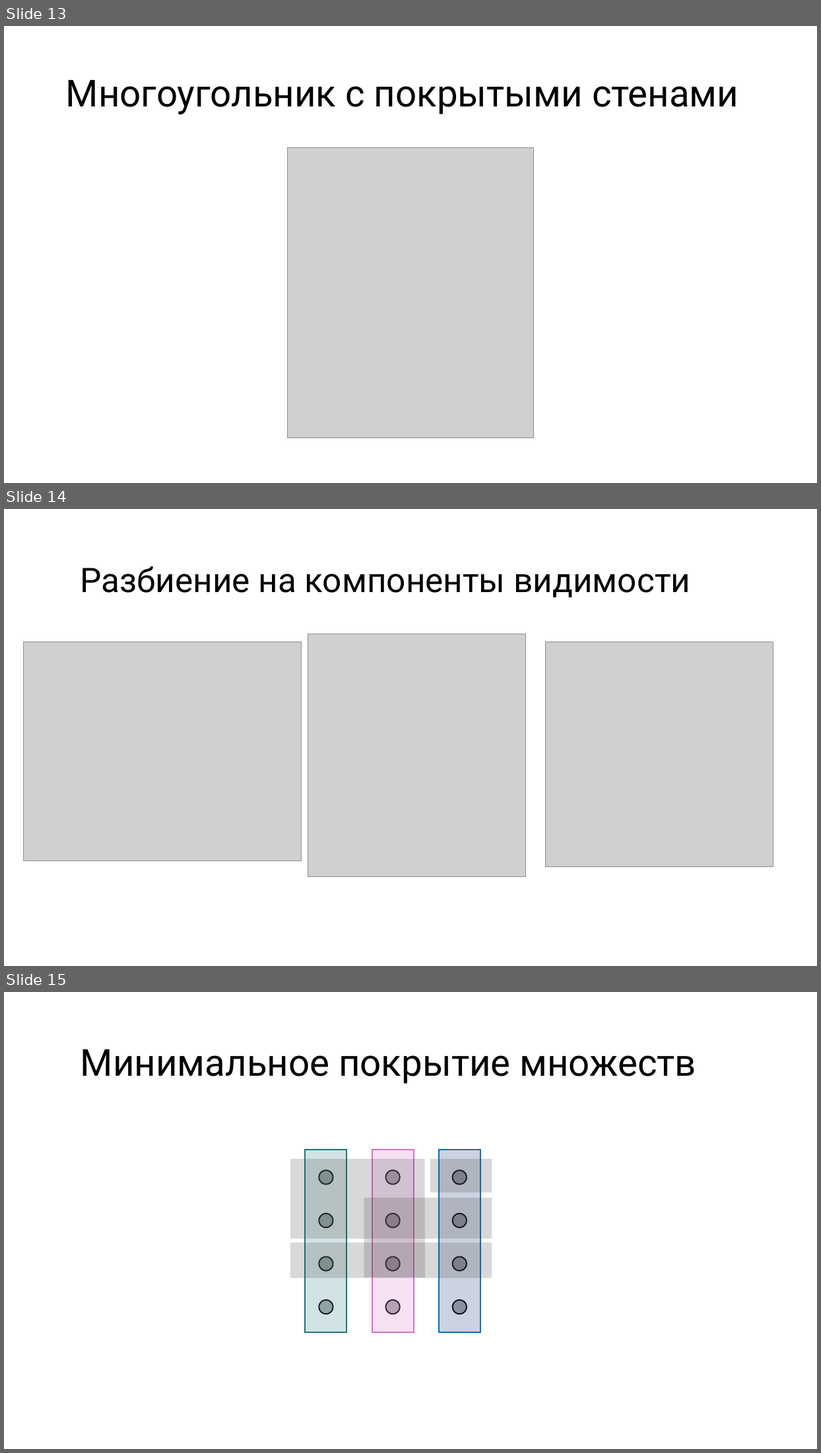
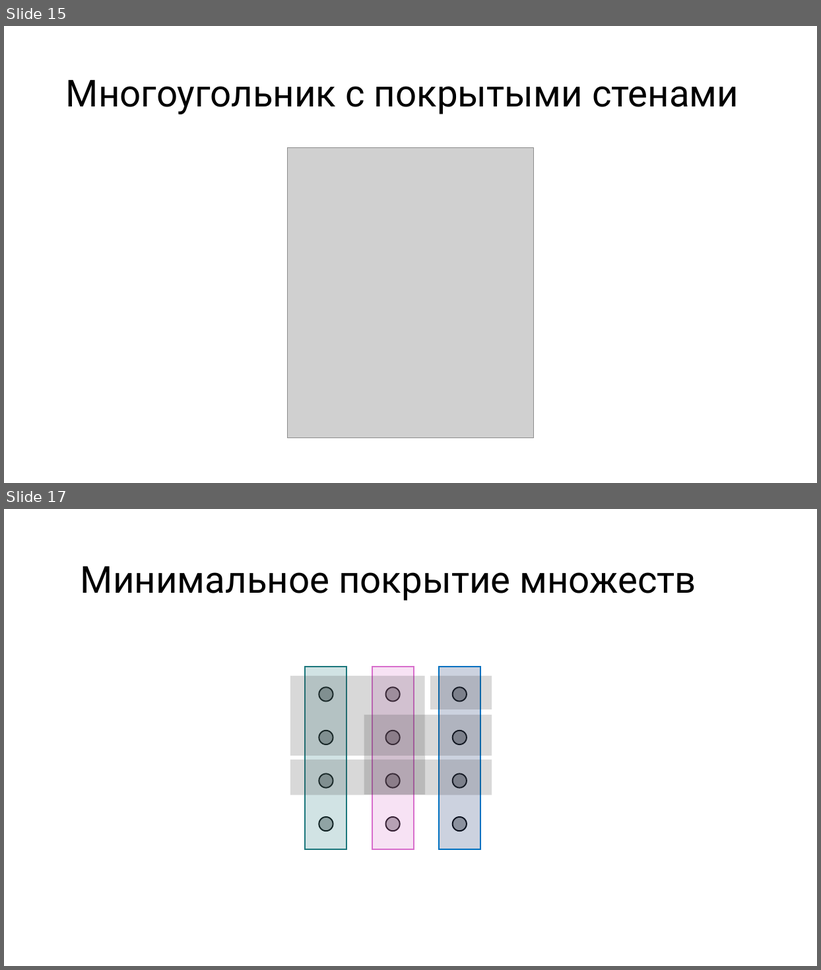
Before and after one commit to antllcon/art-gallery, a slide deck: document/art-gallery-problem.pptx. Shown one above the other, each under a label of ours: slides 13, 14 and 15 before the commit, slides 15 and 17 after it; the slides between them are not shown. The pictures are 821x1453 and 821x970 pixels, drawn with LibreOffice and Linux fonts; fonts in the diff are those of the drawing; grey boxes stand for pictures. Boxes give left, top, right and bottom in pixels: in the first picture for what was removed or moved away, otherwise in the second. Text is boxed around its words. In the diff, an @@ line names an element or a change of style, - is before the commit and + after.

```diff
--- a/document/art-gallery-problem.pptx
+++ b/document/art-gallery-problem.pptx
@@ slide 14 removed at box(4, 509, 817, 966), background #FFFFFF @@
@@ text removed at box(81, 566, 690, 597) @@
-Разбиение на компоненты видимости
@@ picture removed at box(24, 642, 301, 861) @@
@@ picture removed at box(308, 634, 526, 877) @@
@@ picture removed at box(547, 642, 774, 867) @@
@@ what was slide 13 is now slide 15 @@
@@ what was slide 15 is now slide 17 @@
```
Also in this commit, not shown: 9 slides changed, 3 slides added, 1 other slide removed.
